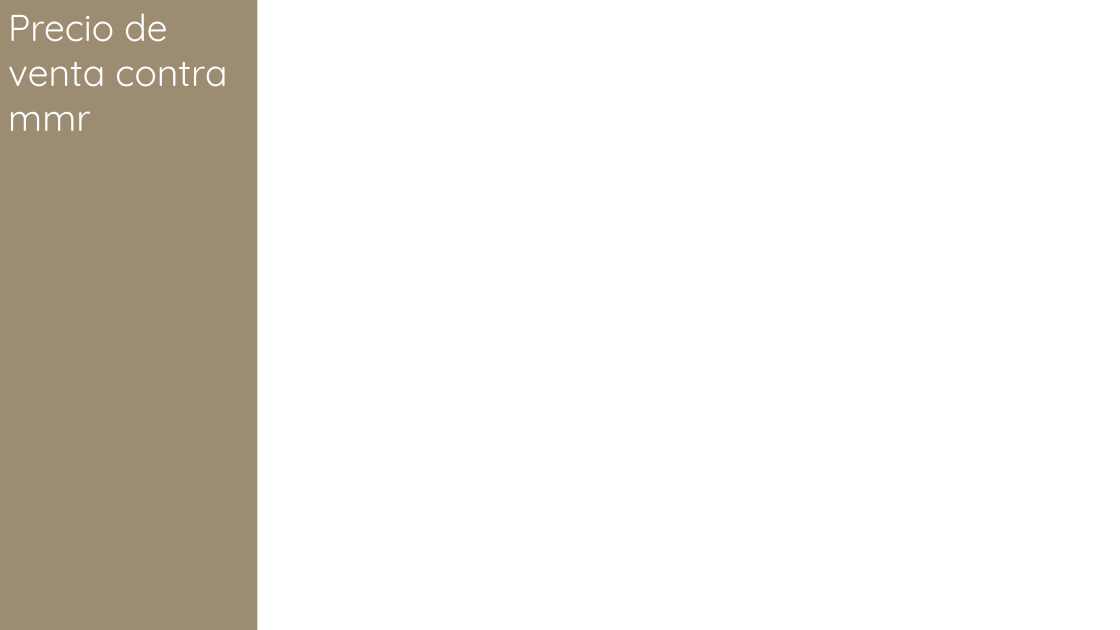
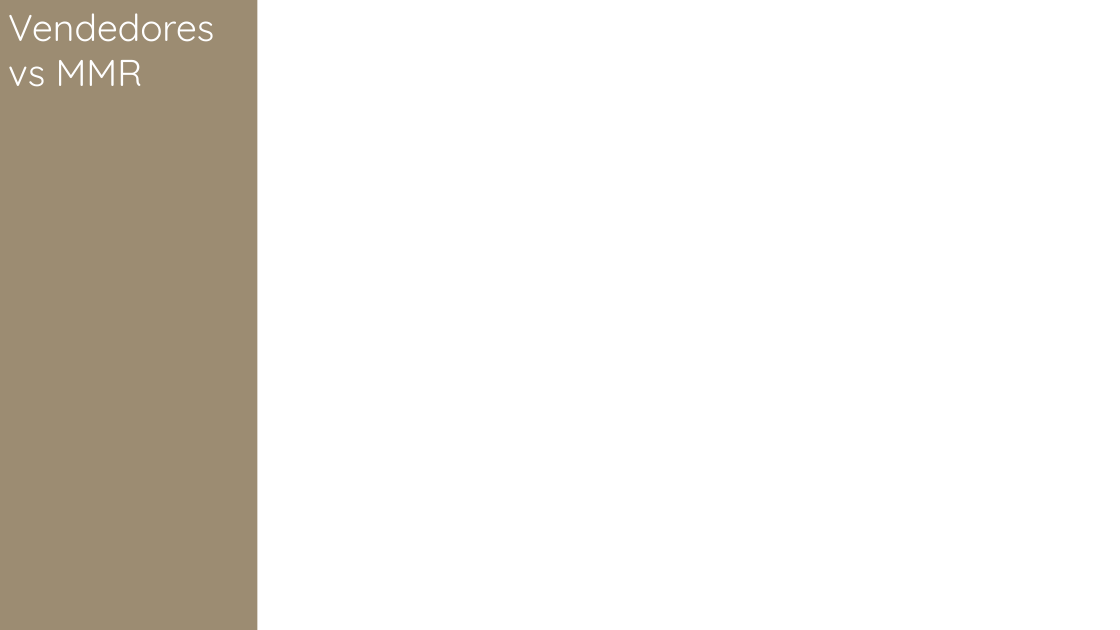
Before and after one commit to chumagram/vehicle-set-data, a slide deck: slide 7 of plantillas.pptx (slide 6 before the commit). Drawn at 1120x630 pixels with LibreOffice and Linux fonts; fonts in the diff are those of the drawing. Boxes give left, top, right and bottom in pixels: in the first picture for what was removed or moved away, otherwise in the second. Text is boxed around its words. In the diff, an @@ line names an element or a change of style, - is before the commit and + after.

```diff
--- a/plantillas.pptx
+++ b/plantillas.pptx
@@ text in rectangle at (x1=8, y1=13, x2=214, y2=87): text changed @@
-Precio de venta contra mmr
+Vendedores vs MMR
```
Also in this commit, not shown: 5 other slides changed, 5 slides added, 1 slide removed, 17 other files.
